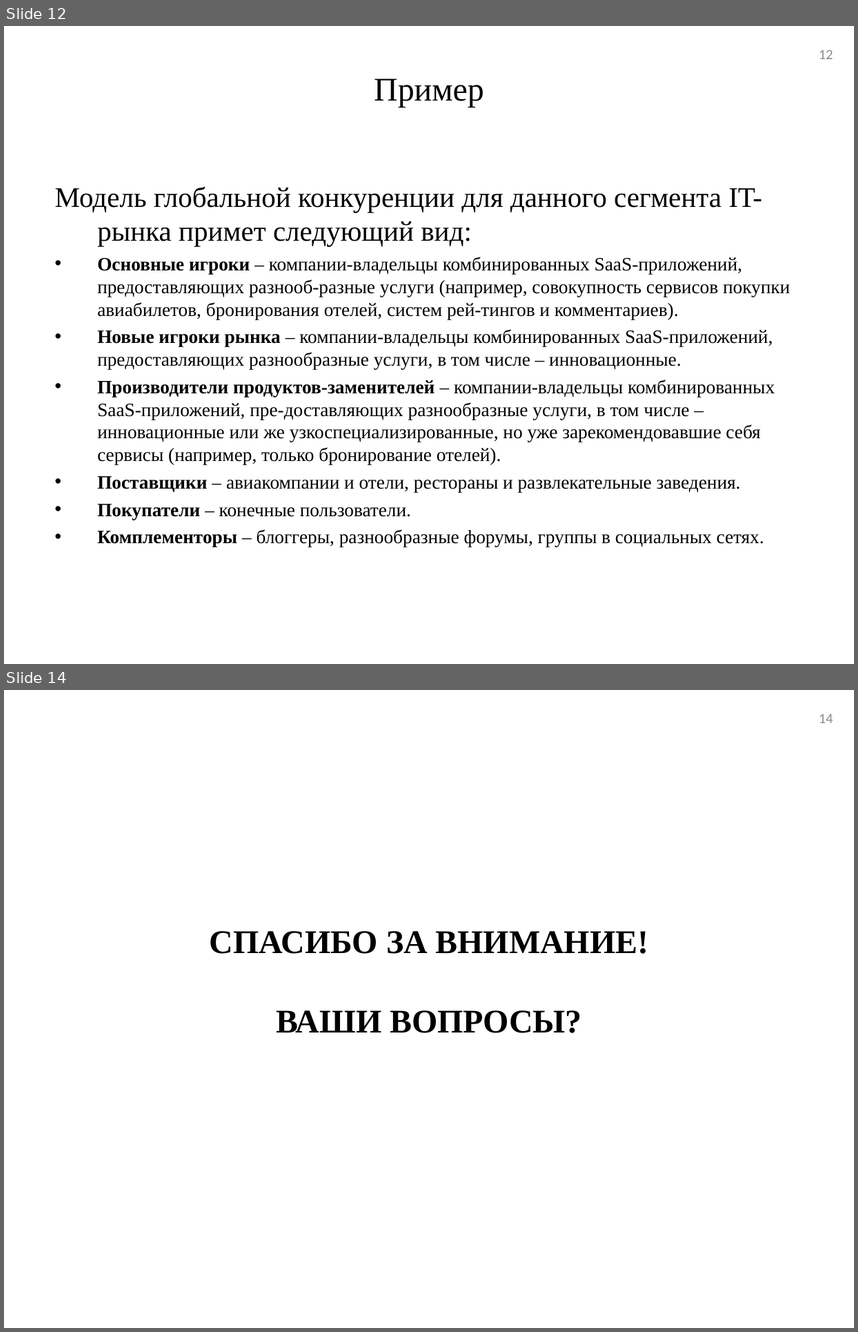
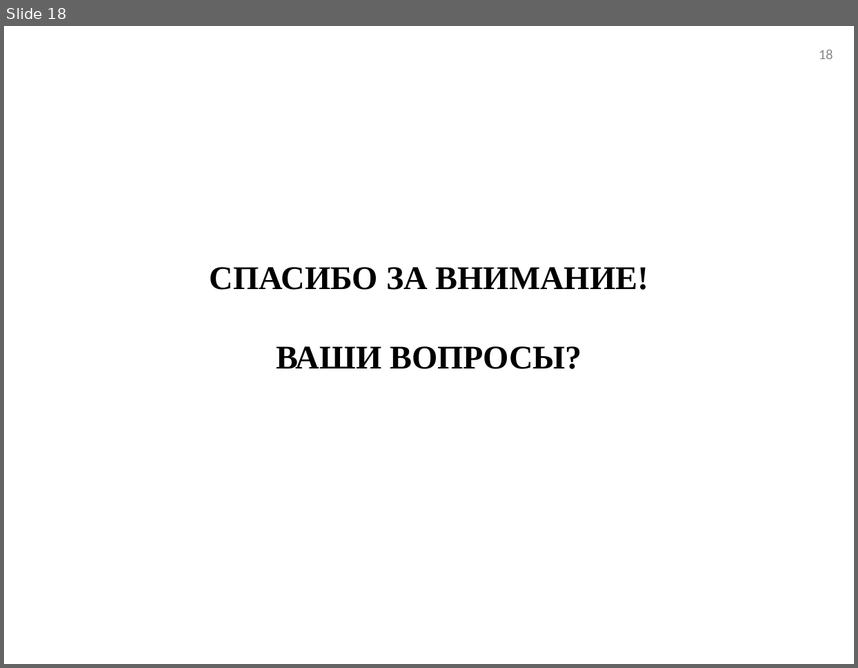
Before and after one commit to tehdoorsareopen/science, a slide deck: _Аспирантура/_Статьи/Алушта16/Алушта16.ppt. Shown one above the other, each under a label of ours: slides 12 and 14 before the commit, slide 18 after it; the slides between them are not shown. The pictures are 858x1332 and 858x668 pixels, drawn with LibreOffice and Linux fonts; fonts in the diff are those of the drawing. Boxes give left, top, right and bottom in pixels: in the first picture for what was removed or moved away, otherwise in the second. Text is boxed around its words. In the diff, an @@ line names an element or a change of style, - is before the commit and + after.

```diff
--- a/_Аспирантура/_Статьи/Алушта16/Алушта16.ppt
+++ b/_Аспирантура/_Статьи/Алушта16/Алушта16.ppt
@@ slide 12 removed at [4, 26, 854, 664], background #FFFFFF @@
@@ page number removed at [819, 50, 833, 59] @@
-12
@@ title removed at [374, 78, 484, 107] @@
-Пример
@@ text removed at [55, 186, 790, 546] @@
-Модель глобальной конкуренции для данного сегмента IT-рынка примет следующий вид:
-• Основные игроки – компании-владельцы комбинированных SaaS-приложений, предоставляющих разнооб-разные услуги (например, совокупность сервисов покупки авиабилетов, бронирования отелей, систем рей-тингов и комментариев).
-• Новые игроки рынка – компании-владельцы комбинированных SaaS-приложений, предоставляющих разнообразные услуги, в том числе – инновационные.
-• Производители продуктов-заменителей – компании-владельцы комбинированных SaaS-приложений, пре-доставляющих разнообразные услуги, в том числе – инновационные или же узкоспециализированные, но уже зарекомендовавшие себя сервисы (например, только бронирование отелей).
-• Поставщики – авиакомпании и отели, рестораны и развлекательные заведения.
-• Покупатели – конечные пользователи.
-• Комплементоры – блоггеры, разнообразные форумы, группы в социальных сетях.
@@ what was slide 14 is now slide 18 @@
@@ page number at [819, 49, 833, 59]: text changed @@
-14
+18
```
Also in this commit, not shown: 1 slide changed, 14 slides added, 9 other slides removed, 10 other files.
